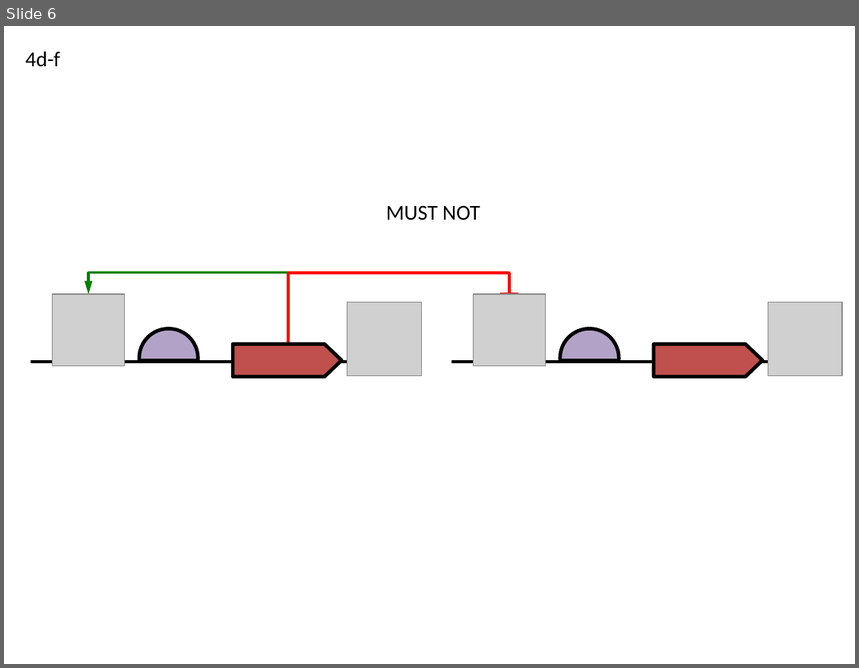
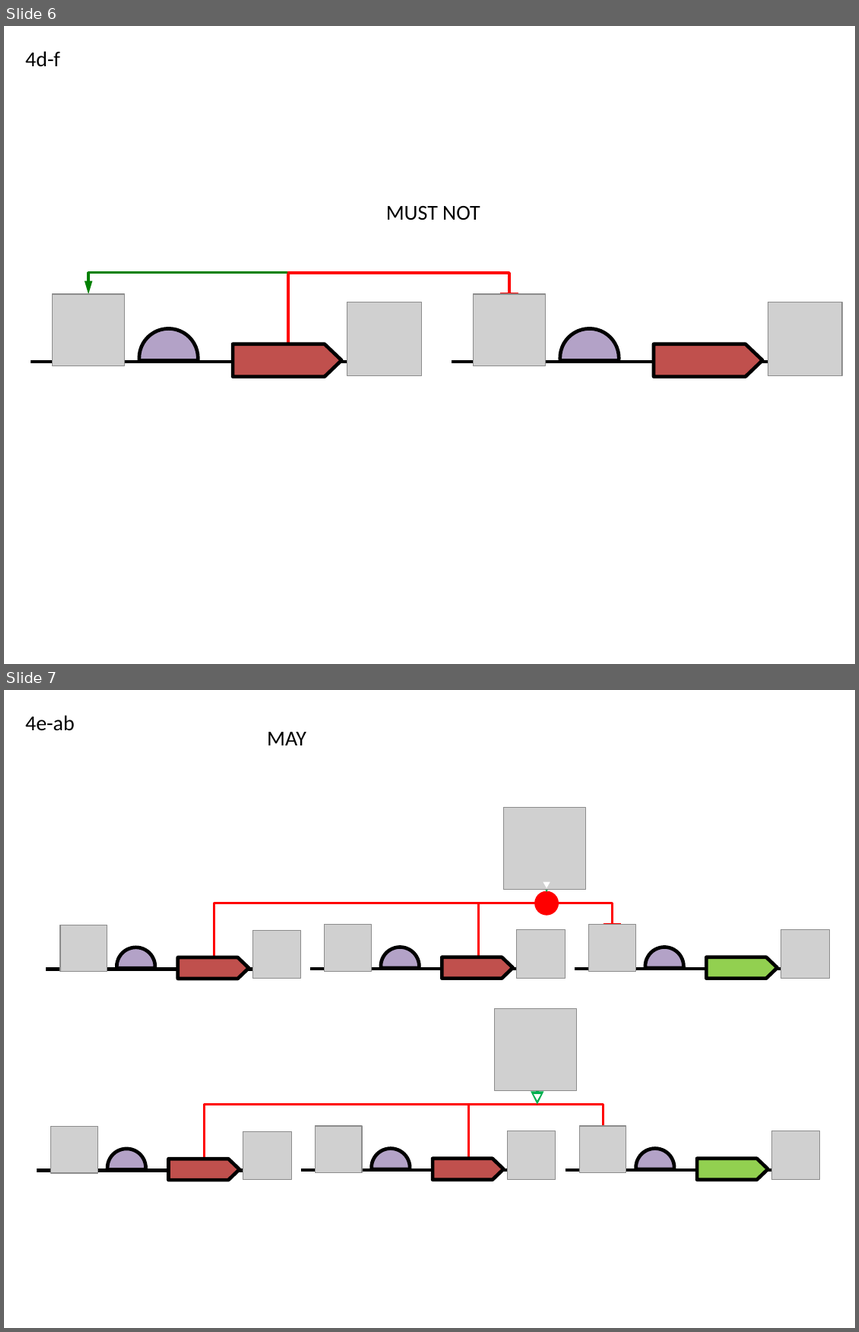
Before and after one commit to SynBioDex/SBOL-visual, a slide deck: specification/imgsrc/4.pptx. Shown one above the other, each under a label of ours: slide 6 before the commit, slides 6 and 7 after it. The pictures are 859x668 and 859x1332 pixels, drawn with LibreOffice and Linux fonts; fonts in the diff are those of the drawing; grey boxes stand for pictures. Boxes give left, top, right and bottom in pixels: in the first picture for what was removed or moved away, otherwise in the second. Text is boxed around its words. In the diff, an @@ line names an element or a change of style, - is before the commit and + after.

```diff
--- a/specification/imgsrc/4.pptx
+++ b/specification/imgsrc/4.pptx
@@ slide 7 added at (4,690,855,1328), background #FFFFFF @@
@@ text added at (25,715,75,731), 18 pt, text #000000 @@
+4e-ab
@@ text added at (267,732,306,745), 18 pt, text #000000 @@
+MAY
@@ group added at (46,808,829,986): 7 pictures, 4 lines, 3 right arrows, 3 chord (boxed as its full ellipse)s, 2 elbow lines, 1 ellipse, 1 arrow, 1 triangle @@
@@ group added at (37,1008,820,1187): 7 pictures, 4 lines, 3 right arrows, 3 chord (boxed as its full ellipse)s, 2 elbow lines, 1 arrow, 1 triangle @@
```
Also in this commit, not shown: 1 other slide added, 5 other files.
